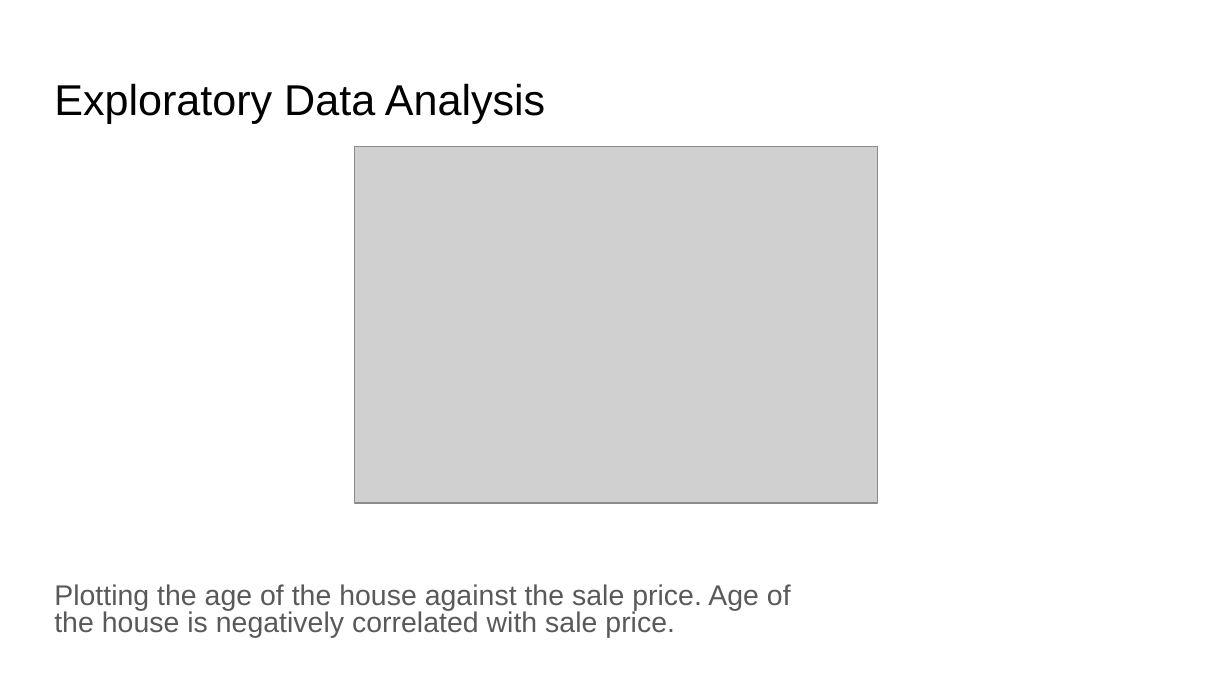
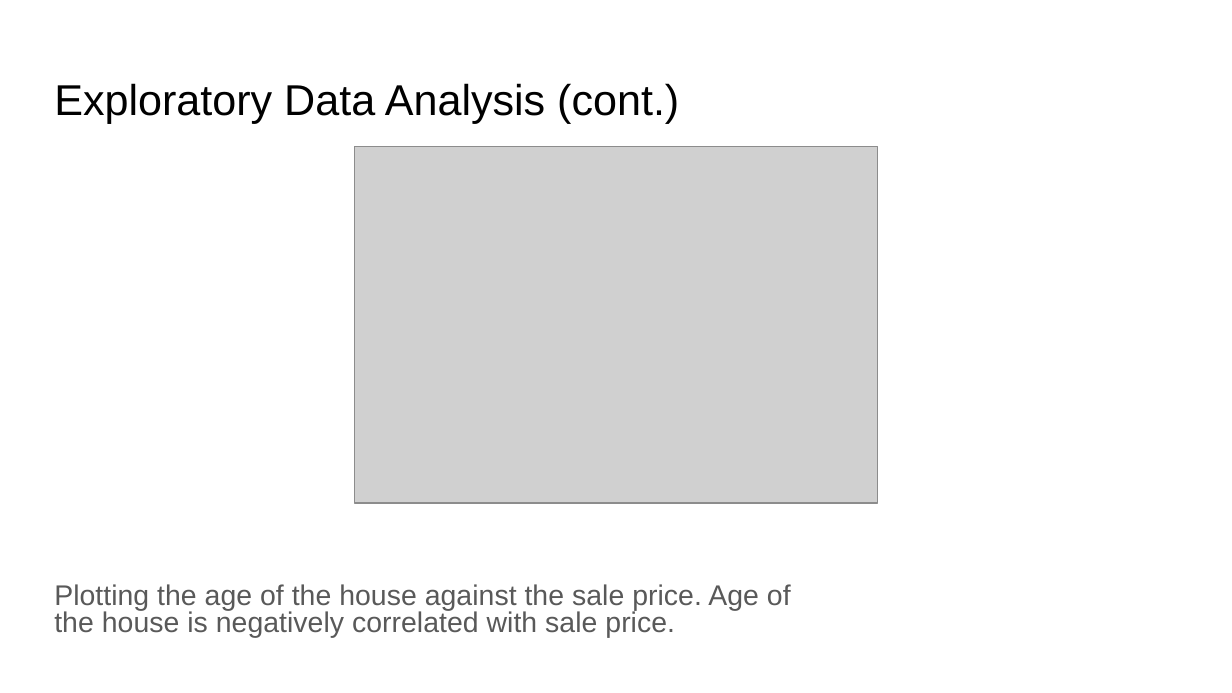
Before and after one commit to smaxwell953/Springboard_DSC_Career_Track, a slide deck: slide 10 of Capstone 2/Capstone Presentation.pptx. Drawn at 1232x693 pixels with LibreOffice and Linux fonts; fonts in the diff are those of the drawing; grey boxes stand for pictures. Boxes give left, top, right and bottom in pixels: in the first picture for what was removed or moved away, otherwise in the second. Text is boxed around its words. In the diff, an @@ line names an element or a change of style, - is before the commit and + after.

```diff
--- a/Capstone 2/Capstone Presentation.pptx
+++ b/Capstone 2/Capstone Presentation.pptx
@@ title at [54,83,679,123]: text changed @@
-Exploratory Data Analysis
+Exploratory Data Analysis (cont.)
```
Also in this commit, not shown: 3 other slides changed, 1 slide added, 1 other file.
